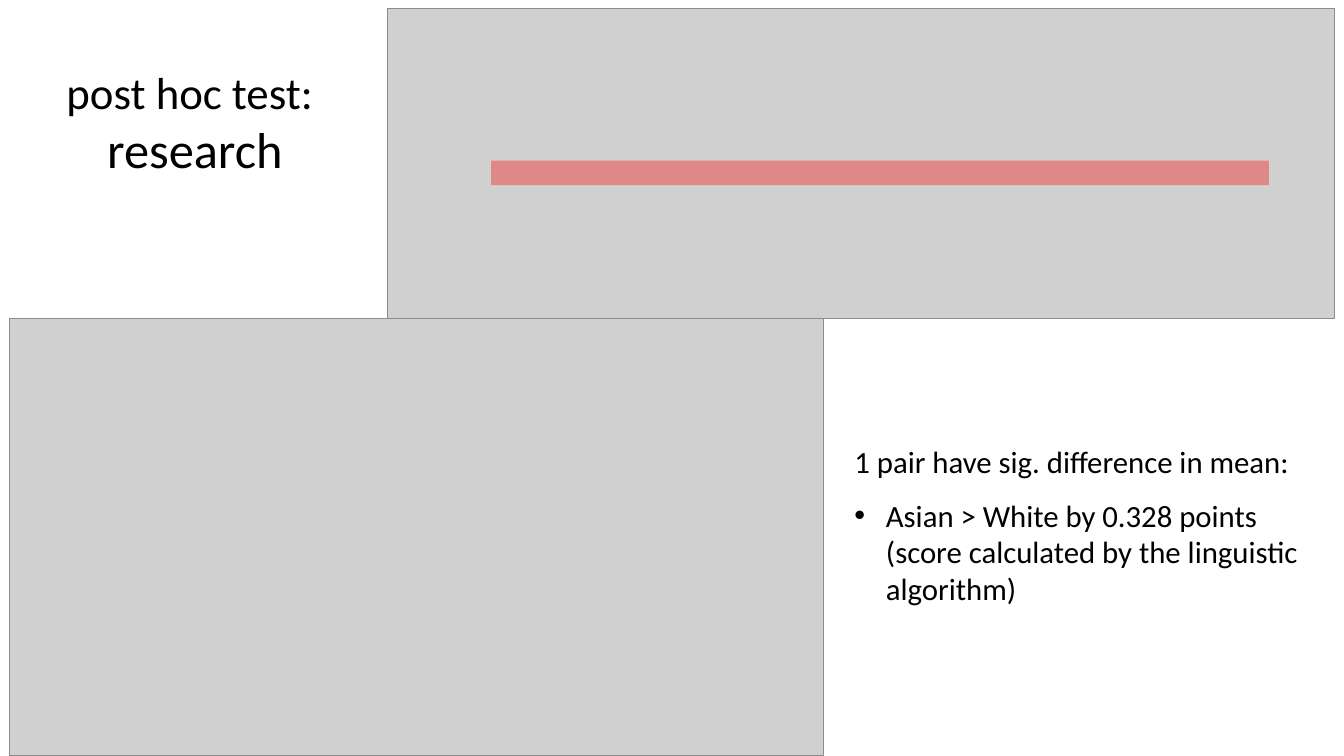
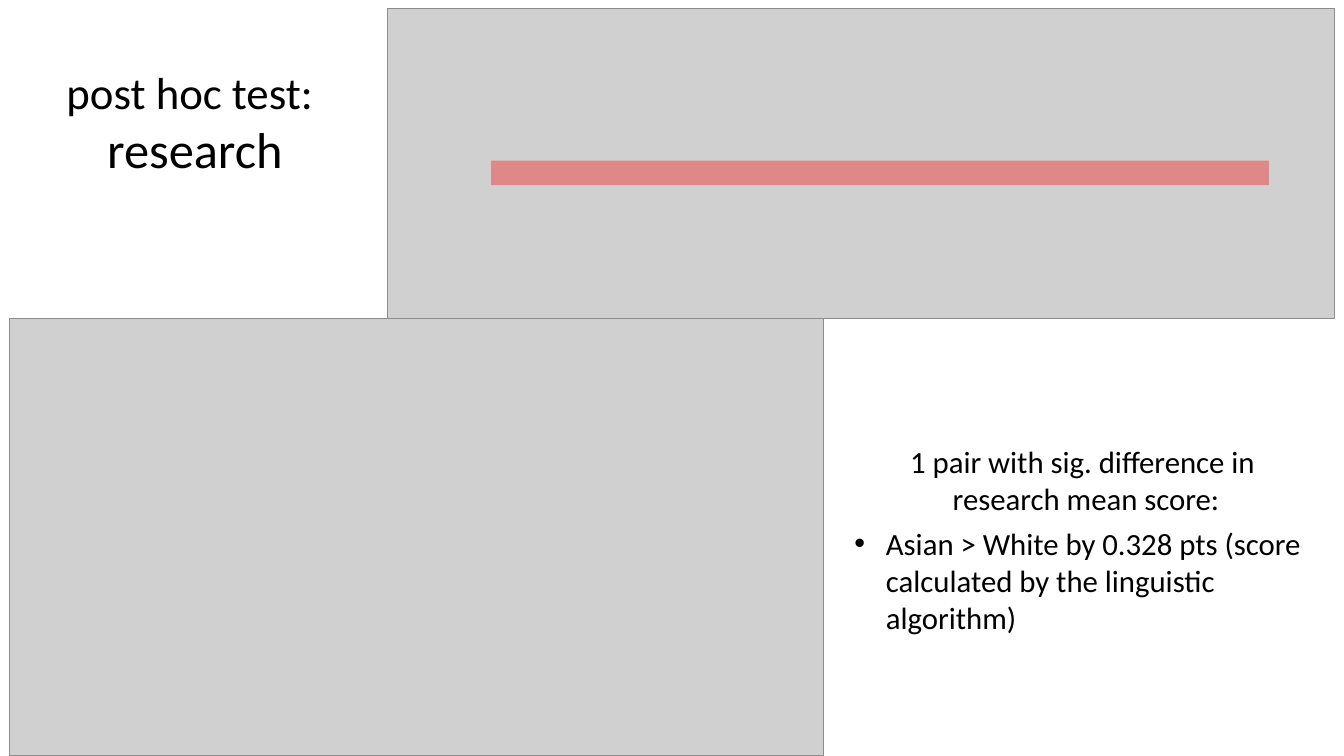
Before and after one commit to tiffanydho/ENT_research, a slide deck: slide 12 of ERAS_Linguistics/ERAS_race_report.pptx (slide 11 before the commit). Drawn at 1344x756 pixels with LibreOffice and Linux fonts; fonts in the diff are those of the drawing; grey boxes stand for pictures. Boxes give left, top, right and bottom in pixels: in the first picture for what was removed or moved away, otherwise in the second. Text is boxed around its words. In the diff, an @@ line names an element or a change of style, - is before the commit and + after.

```diff
--- a/ERAS_Linguistics/ERAS_race_report.pptx
+++ b/ERAS_Linguistics/ERAS_race_report.pptx
@@ text at bbox=[886, 451, 1301, 635]: text changed @@
-1 pair have sig. difference in mean:
-• Asian > White by 0.328 points (score calculated by the linguistic algorithm)
+1 pair with sig. difference in
+research mean score:
+• Asian > White by 0.328 pts (score calculated by the linguistic algorithm)
```
Also in this commit, not shown: 8 other slides changed, 38 slides added, 1 slide removed, 6 other files.
